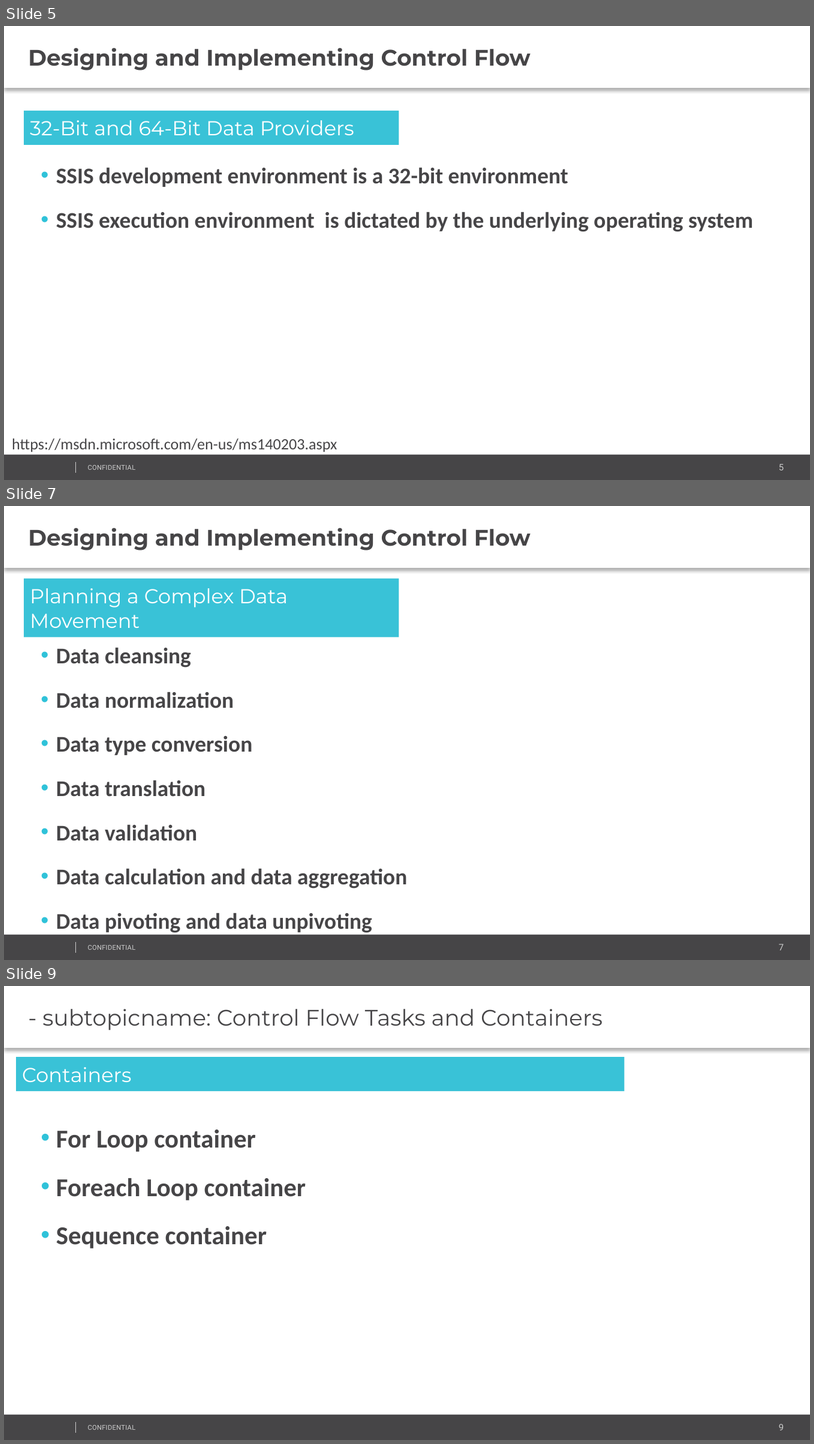
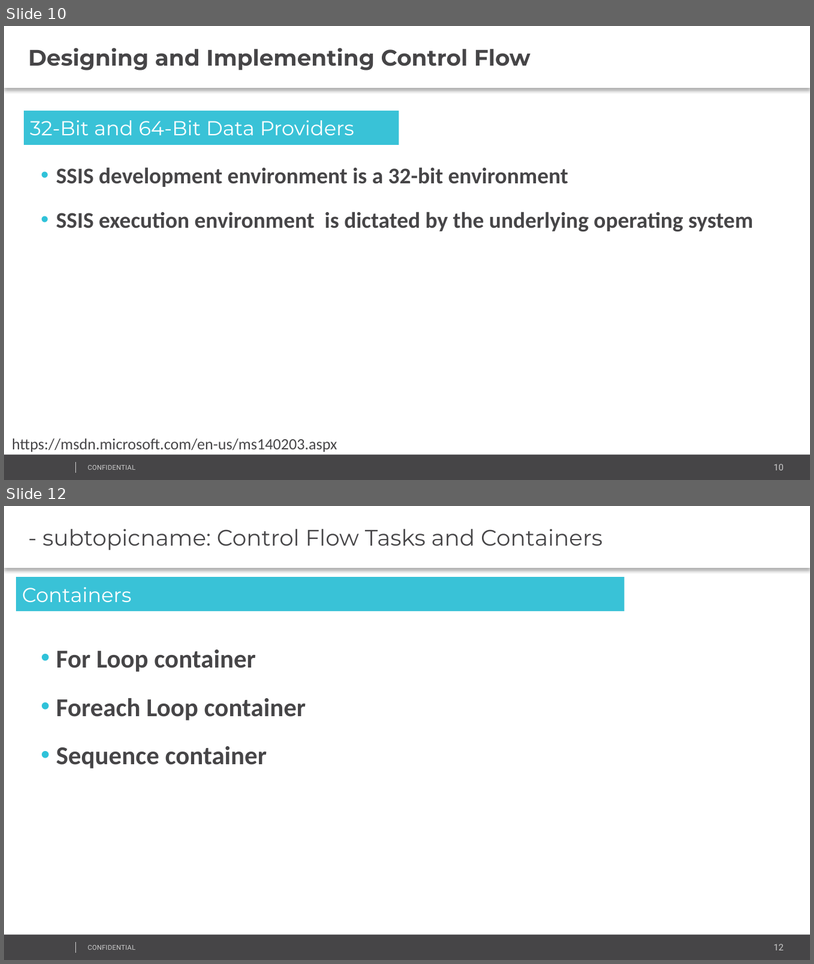
Before and after one commit to AndreyQC/MSBI.Lab, a slide deck: MSBI.Lecture.14/MSBI.Dev.S19E14.pptx. Shown one above the other, each under a label of ours: slides 5, 7 and 9 before the commit, slides 10 and 12 after it; the slides between them are not shown. The pictures are 814x1444 and 814x964 pixels, drawn with LibreOffice and Linux fonts; fonts in the diff are those of the drawing; background and template pictures are left out. Boxes give left, top, right and bottom in pixels: in the first picture for what was removed or moved away, otherwise in the second. Text is boxed around its words. In the diff, an @@ line names an element or a change of style, - is before the commit and + after.

```diff
--- a/MSBI.Lecture.14/MSBI.Dev.S19E14.pptx
+++ b/MSBI.Lecture.14/MSBI.Dev.S19E14.pptx
@@ slide 7 removed at box(4, 506, 810, 960), background #FFFFFF; not listed: 4 template elements that a slide beside it also shows @@
@@ text removed at box(4, 506, 810, 568) @@
-Designing and Implementing Control Flow
@@ rectangle removed at box(24, 579, 399, 637) @@
-Planning a Complex Data Movement
@@ text removed at box(56, 647, 407, 934) @@
-    • Data cleansing
-    • Data normalization
-    • Data type conversion
-    • Data translation
-    • Data validation
-    • Data calculation and data aggregation
-    • Data pivoting and data unpivoting
@@ what was slide 5 is now slide 10 @@
@@ page number at box(774, 463, 784, 470): text changed @@
-5
+10
@@ what was slide 9 is now slide 12 @@
@@ page number at box(774, 943, 784, 950): text changed @@
-9
+12
```
Also in this commit, not shown: 1 slide changed, 10 slides added, 4 other slides removed, 1 other file.
